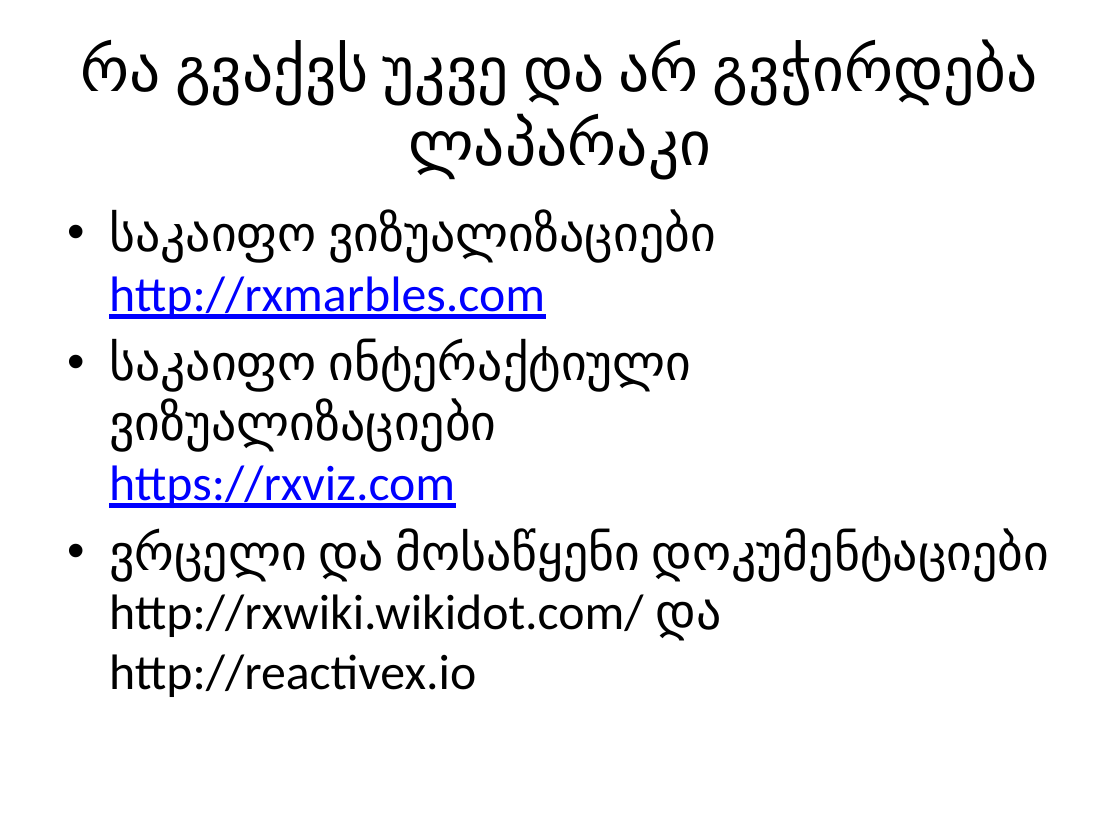
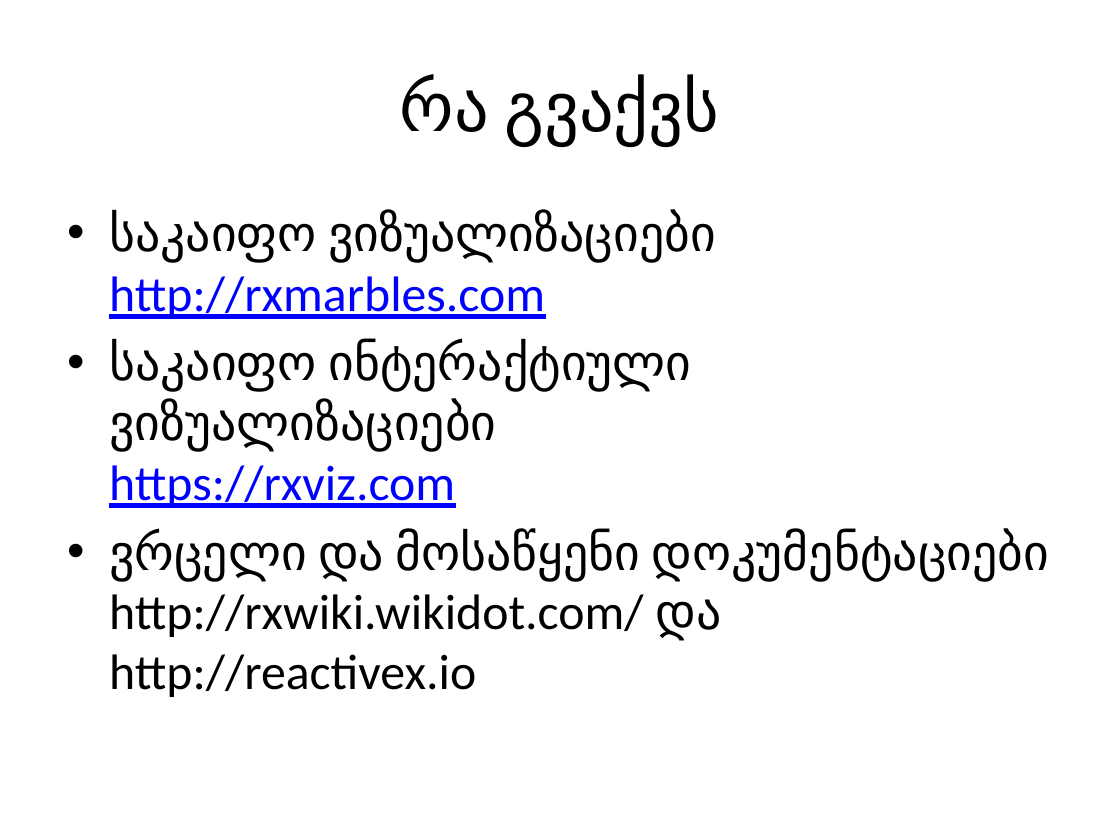
Before and after one commit to AleksandreSukh/RxSeminar, a slide deck: slide 16 of Rx.pptx (slide 13 before the commit). Drawn at 1120x840 pixels with LibreOffice and Linux fonts; fonts in the diff are those of the drawing. Boxes give left, top, right and bottom in pixels: in the first picture for what was removed or moved away, otherwise in the second. Text is boxed around its words. In the diff, an @@ line names an element or a change of style, - is before the commit and + after.

```diff
--- a/Rx.pptx
+++ b/Rx.pptx
@@ title at (400, 75, 719, 145): text changed; size 39.6 to 44 pt @@
-რა გვაქვს უკვე და არ გვჭირდება ლაპარაკი
+რა გვაქვს
```
Also in this commit, not shown: 3 other slides changed, 5 slides added, 2 slides removed, 1 other file.
